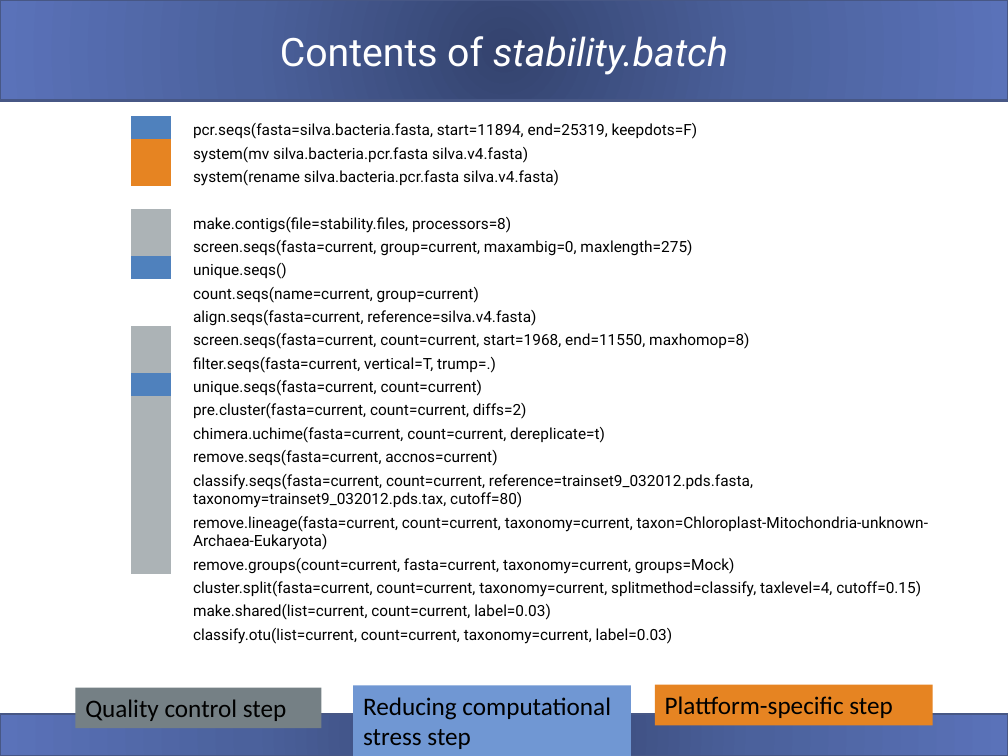
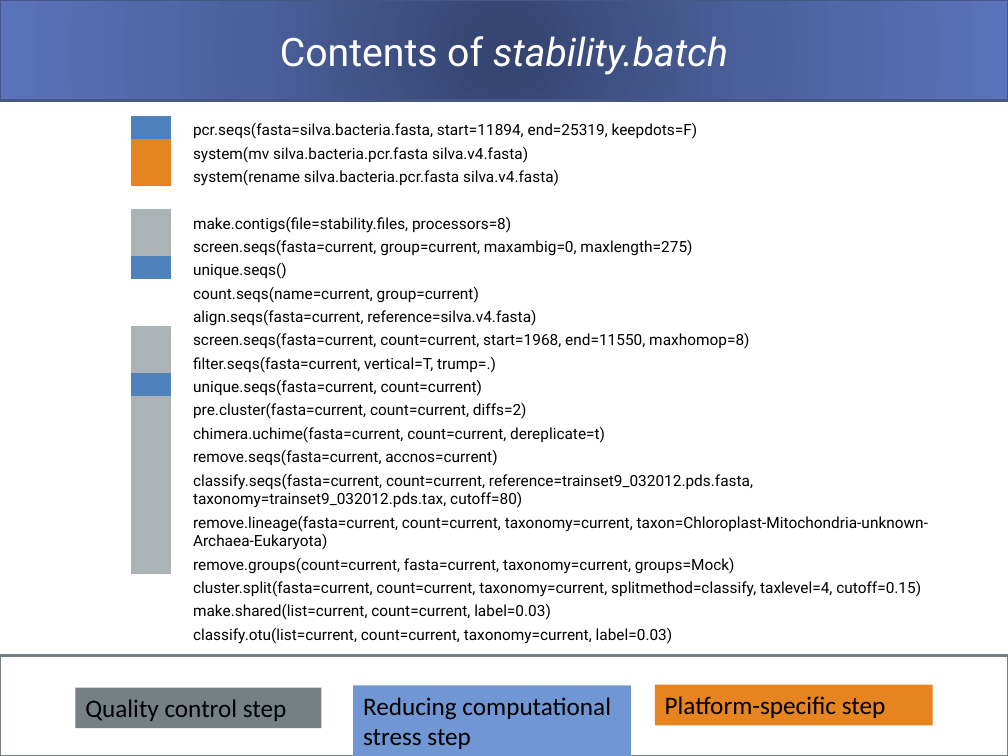
Before and after one commit to carden24/MIC506-Workshop, a slide deck: slide 7 of W3_16S_analysis.pptx. Drawn at 1008x756 pixels with LibreOffice and Linux fonts; fonts in the diff are those of the drawing. Boxes give left, top, right and bottom in pixels: in the first picture for what was removed or moved away, otherwise in the second. Text is boxed around its words. In the diff, an @@ line names an element or a change of style, - is before the commit and + after.

Commit message:
Fixing typo

```diff
--- a/W3_16S_analysis.pptx
+++ b/W3_16S_analysis.pptx
@@ rectangle added at (0, 656, 1008, 756), fill #FFFFFF, outline #758085 2 pt @@
@@ text in rectangle at (665, 696, 885, 718): text changed @@
-Plattform-specific step
+Platform-specific step
```
